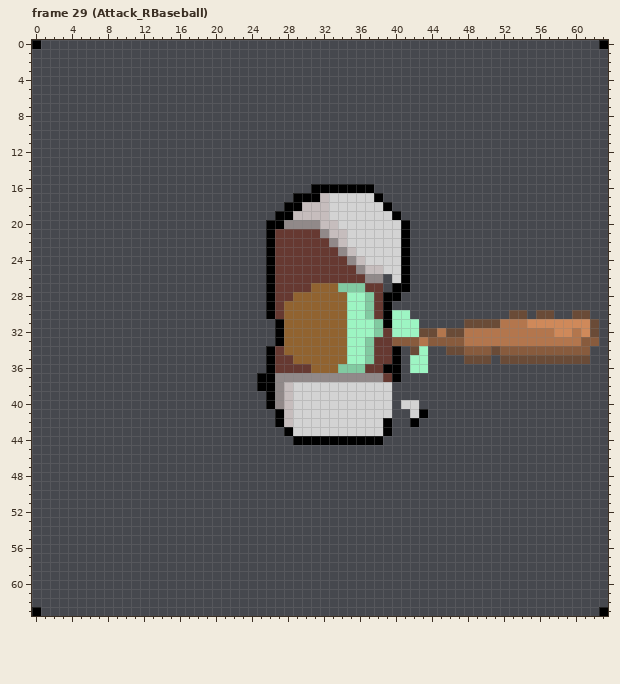
Pixel-art file -- Assets/Sprites/Guy_Baseball.ase. The picture above was drawn from the file before the commit.
64x64 pixels, 36 frames. Shown: frame 29 (Attack_RBaseball). The commit also changed other frames, which this record leaves out.
The same view after the edit:
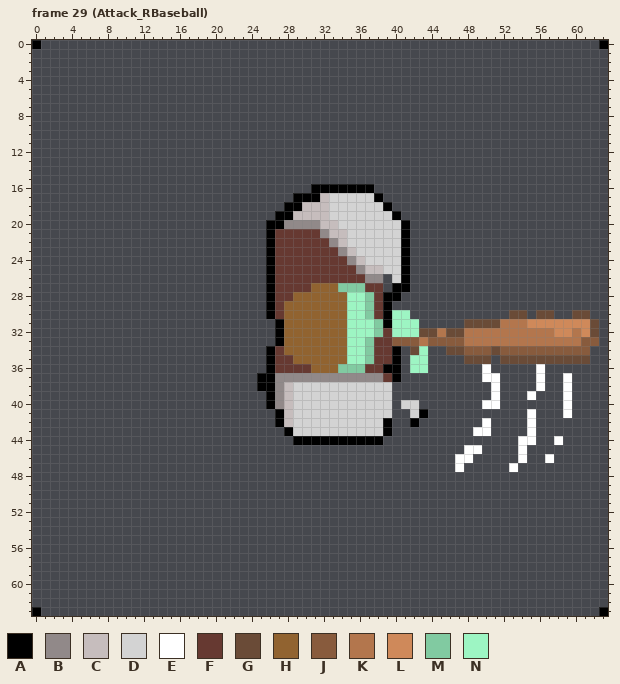
Palette (. is transparent): A #000000  B #918989  C #c6bdbd  D #d3d3d3  E #ffffff  F #663931  G #6a4b37  H #916330  J #885b3d  K #b3764d  L #cf895a  M #81caa1  N #9df5c3
From old to new:
--- frame 29 (Attack_RBaseball), layer "Layer 1"
@@ x 45..61 @@
 35 ...GGG.GGGGGGGGGG
-36 .................
-37 .................
-38 .................
-39 .................
-40 .................
-41 .................
-42 .................
-43 .................
-44 .................
-45 .................
-46 .................
-47 .................
+36 .....E.....E.....
+37 .....EE....E..E..
+38 ......E....E..E..
+39 ......E...E...E..
+40 .....EE.......E..
+41 ..........E...E..
+42 .....E....E......
+43 ....EE....E......
+44 .........EE..E...
+45 ...EE....E.......
+46 ..EE.....E..E....
+47 ..E.....E........
 48 .................
Where, in picture pixels (left, top, right, bottom), the same in both pictures:
added: (455, 364, 572, 472)
